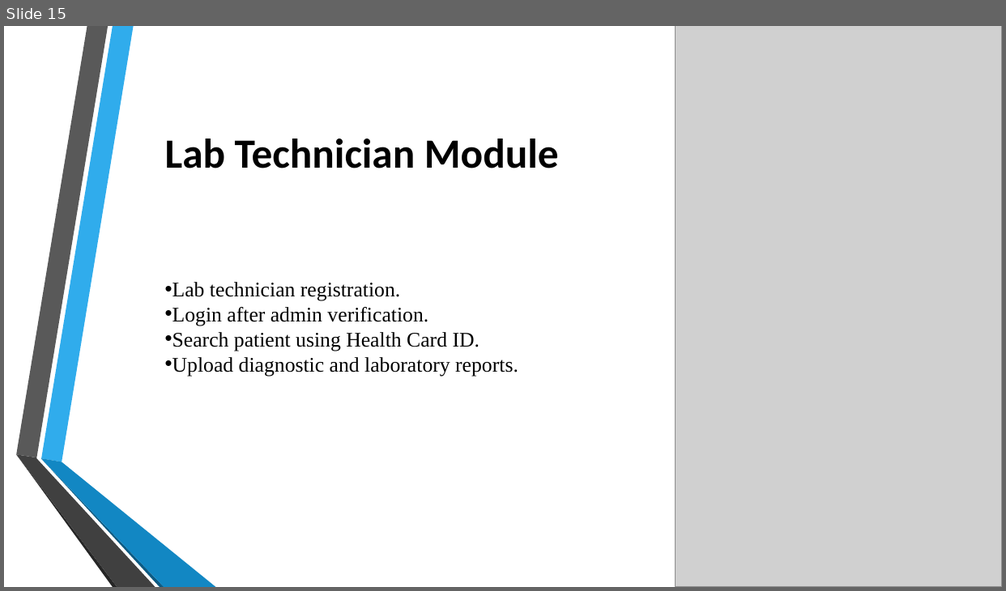
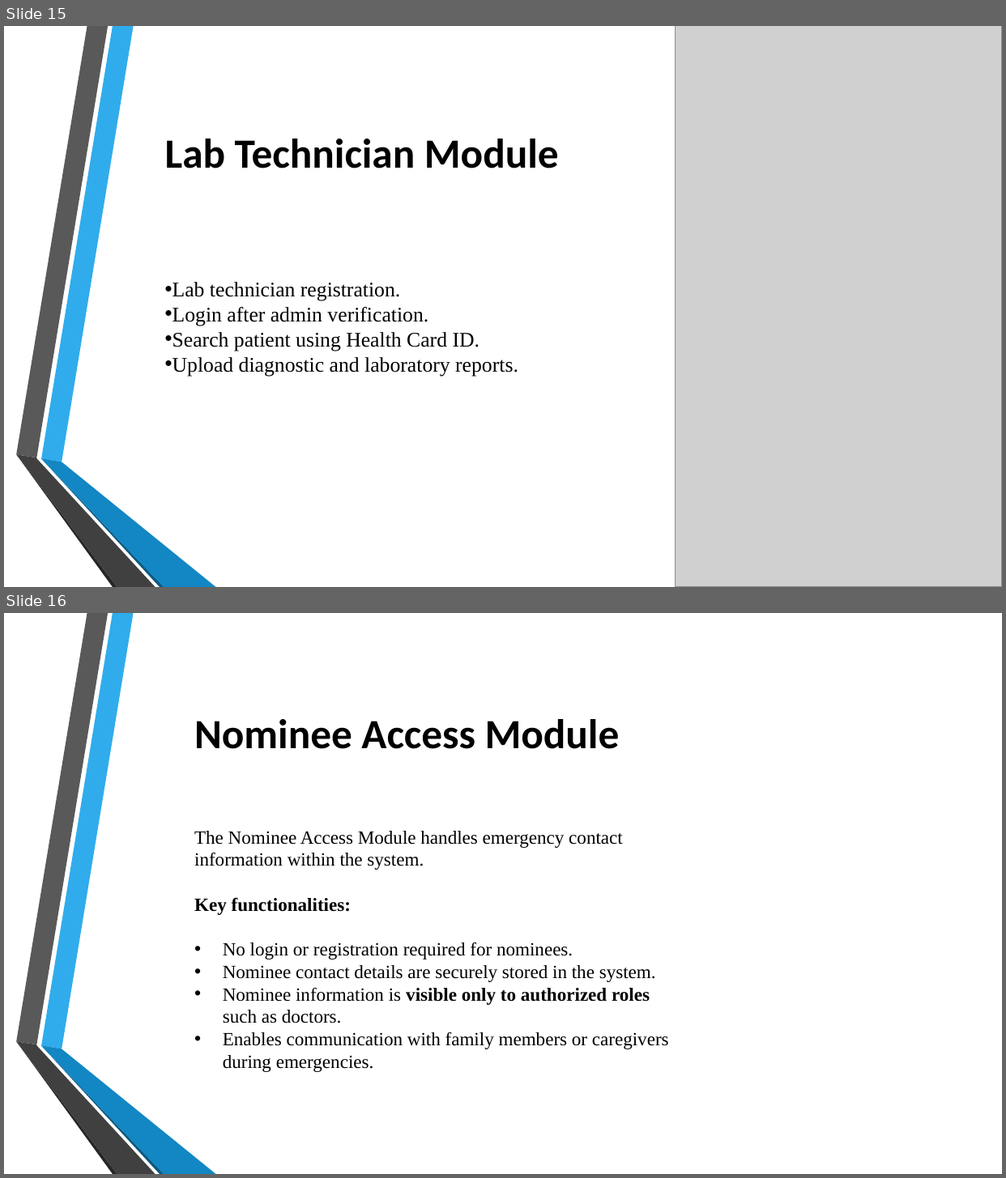
Before and after one commit to kedar3016/DIGITAL_HEALTH_CARD, a slide deck: Digital Health Card PPT.pptx. Shown one above the other, each under a label of ours: slide 15 before the commit, slides 15 and 16 after it. The pictures are 1006x591 and 1006x1178 pixels, drawn with LibreOffice and Linux fonts; fonts in the diff are those of the drawing; grey boxes stand for pictures; background and template pictures are left out. Boxes give left, top, right and bottom in pixels: in the first picture for what was removed or moved away, otherwise in the second. Text is boxed around its words. In the diff, an @@ line names an element or a change of style, - is before the commit and + after.

```diff
--- a/Digital Health Card PPT.pptx
+++ b/Digital Health Card PPT.pptx
@@ slide 16 added at (4,613,1002,1174), background picture (left out); not listed: 6 template elements that a slide beside it also shows @@
@@ text added at (194,719,669,1072), 18 pt, text #000000 @@
+Nominee Access Module
+The Nominee Access Module handles emergency contact information within the system.
+Key functionalities:
+• No login or registration required for nominees.
+• Nominee contact details are securely stored in the system.
+• Nominee information is visible only to authorized roles such as doctors.
+• Enables communication with family members or caregivers during emergencies.
```
Also in this commit, not shown: 1 slide changed, 3 other files.
